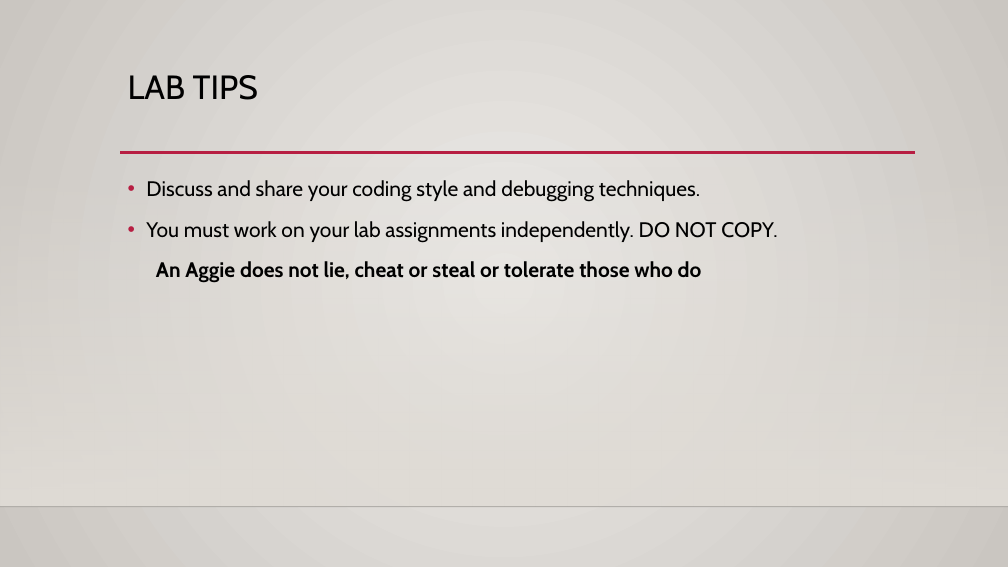
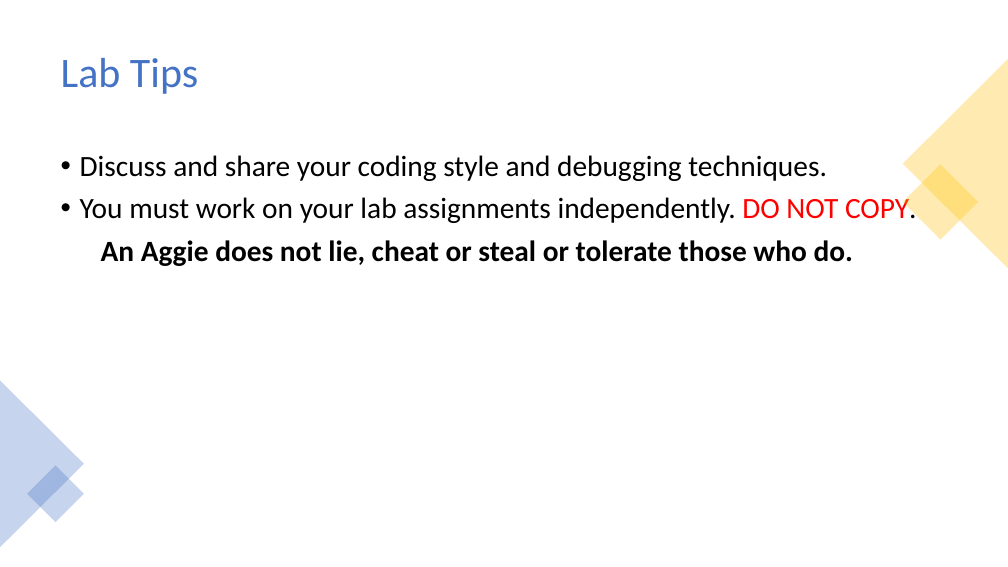
Before and after one commit to PRATHIKSHA1995/PRATHIKSHA1995.github.io, a slide deck: slide 6 of CSCE206/src/Lab Introduction.pptx. Drawn at 1008x567 pixels with LibreOffice and Linux fonts; fonts in the diff are those of the drawing; background and template pictures are left out. Boxes give left, top, right and bottom in pixels: in the first picture for what was removed or moved away, otherwise in the second. Text is boxed around its words. In the diff, an @@ line names an element or a change of style, - is before the commit and + after.

```diff
--- a/CSCE206/src/Lab Introduction.pptx
+++ b/CSCE206/src/Lab Introduction.pptx
@@ background gradient #ECEAE7 to #CAC7C1 to #FFFFFF @@
@@ title "Lab Tips" at box(61, 58, 198, 94): vertical alignment top to middle @@
@@ title at box(61, 58, 198, 94): text changed; size 32 to 40 pt; font Cabin to Calibri; text colour #000000 to #4472C4 @@
-LAB TIPS
+Lab Tips
@@ triangle added at box(903, 59, 1008, 268), fill #FFC000 at 30% opacity @@
@@ text "Discuss and share your coding ...": place and size @@
-text "Discuss and share your coding ..." at box(146, 180, 777, 283)
+text "Discuss and share your coding ..." at box(80, 155, 917, 266)
@@ rectangle removed at box(0, 167, 1008, 507) @@
@@ text at box(80, 155, 917, 223): size 20 to 28 pt, font Cabin to Calibri in "Discuss and share your coding style and ...", "You must work on your lab assignments ..."; text colour #000000 to #FF0000 in "DO NOT COPY."; line spacing 1.2 to 0.9 @@
@@ line removed from (120, 153) to (915, 153) @@
@@ rectangle added at box(903, 164, 979, 240), fill #FFC000 at 30% opacity @@
@@ text at box(101, 240, 853, 266): text changed; size 20 to 28 pt; font Cabin to Calibri @@
-An Aggie does not lie, cheat or steal or tolerate those who do
+An Aggie does not lie, cheat or steal or tolerate those who do.
@@ triangle added at box(0, 380, 84, 547), fill #4472C4 at 30% opacity @@
@@ rectangle added at box(27, 465, 84, 522), fill #4472C4 at 30% opacity @@
@@ line removed from (0, 507) to (1008, 507) @@
```
Also in this commit, not shown: 7 other slides changed, 1 slide added, 1 other file.
